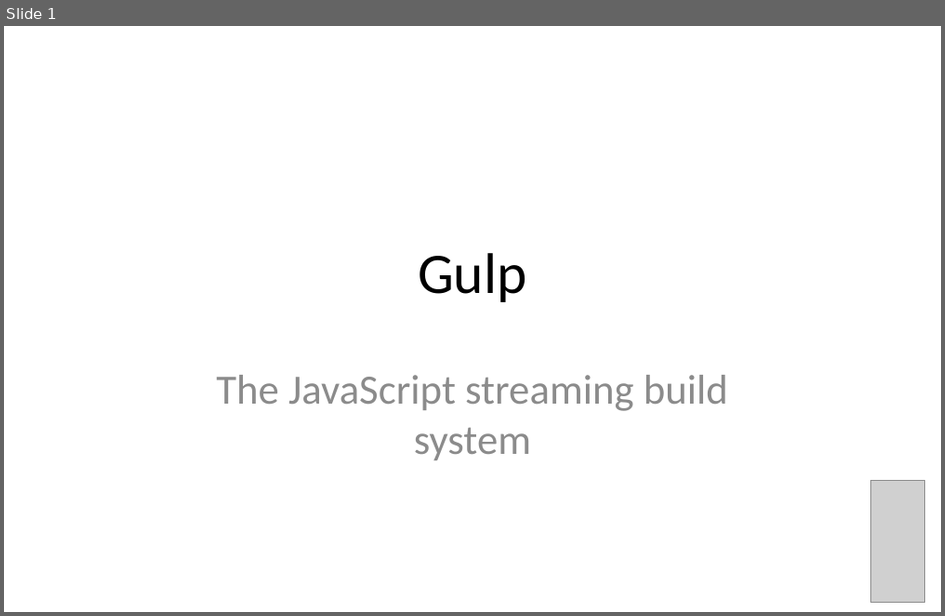
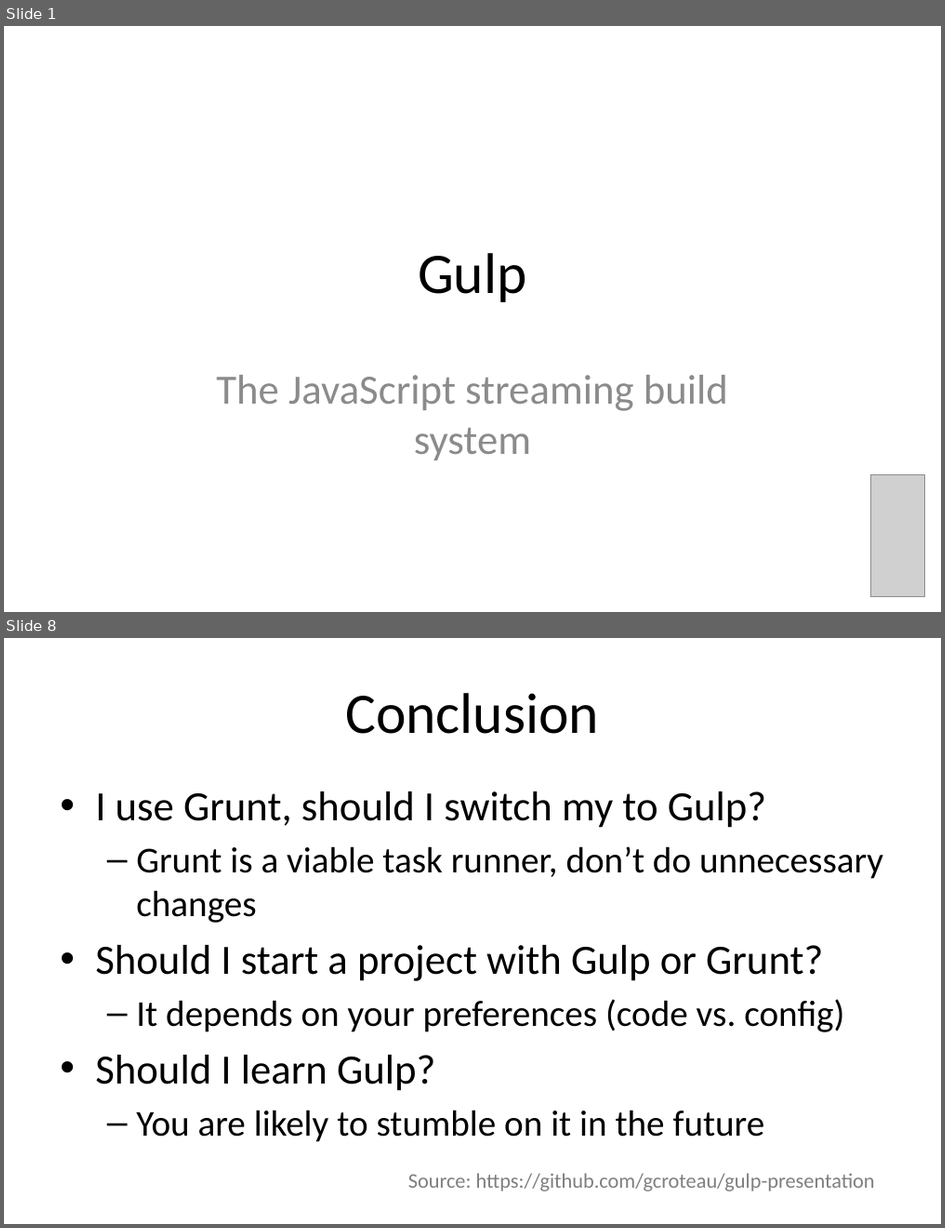
Before and after one commit to darthgc/gulp-presentation, a slide deck: presentation/presentation.pptx. Shown one above the other, each under a label of ours: slide 1 before the commit, slides 1 and 8 after it; the slides between them are not shown. The pictures are 945x616 and 945x1228 pixels, drawn with LibreOffice and Linux fonts; fonts in the diff are those of the drawing; grey boxes stand for pictures. Boxes give left, top, right and bottom in pixels: in the first picture for what was removed or moved away, otherwise in the second. Text is boxed around its words. In the diff, an @@ line names an element or a change of style, - is before the commit and + after.

```diff
--- a/presentation/presentation.pptx
+++ b/presentation/presentation.pptx
@@ slide 8 added at [4, 638, 941, 1224], background #FFFFFF @@
@@ title added at [345, 693, 599, 734], 44 pt, text #000000 @@
+Conclusion
@@ text added at [95, 791, 884, 1142], 28 pt, text #000000 @@
+• I use Grunt, should I switch my to Gulp?
+  – Grunt is a viable task runner, don’t do unnecessary changes
+• Should I start a project with Gulp or Grunt?
+  – It depends on your preferences (code vs. config)
+• Should I learn Gulp?
+  – You are likely to stumble on it in the future
@@ text added at [409, 1173, 875, 1191], 16 pt, text #7F7F7F @@
+  Source: https://github.com/gcroteau/gulp-presentation
@@ slide 1 changed as well @@
@@ picture: place and size @@
-picture at [871, 481, 926, 602]
+picture at [871, 475, 926, 596]
```
Also in this commit, not shown: 2 other slides changed, 4 other slides added.
